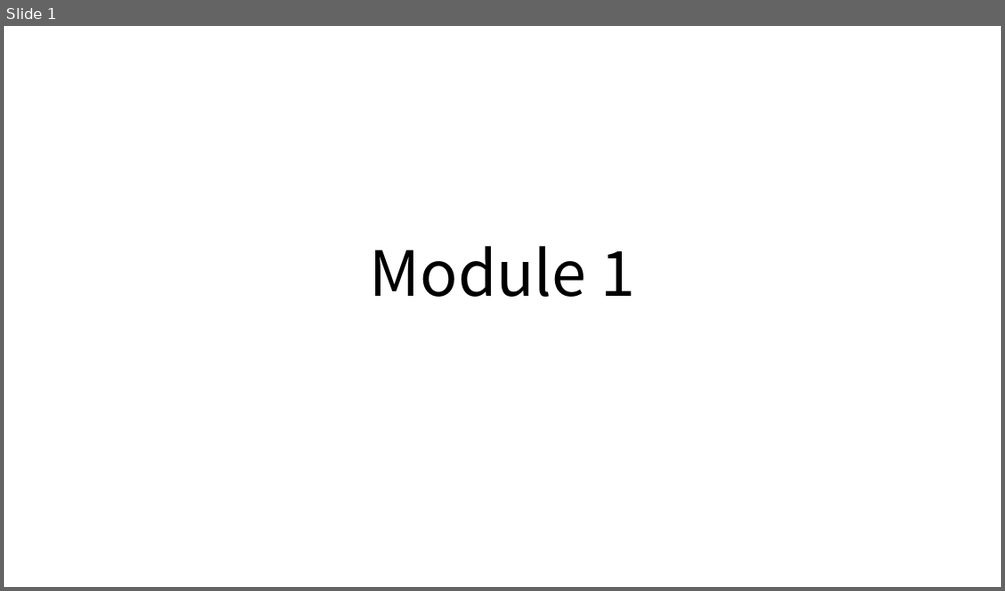
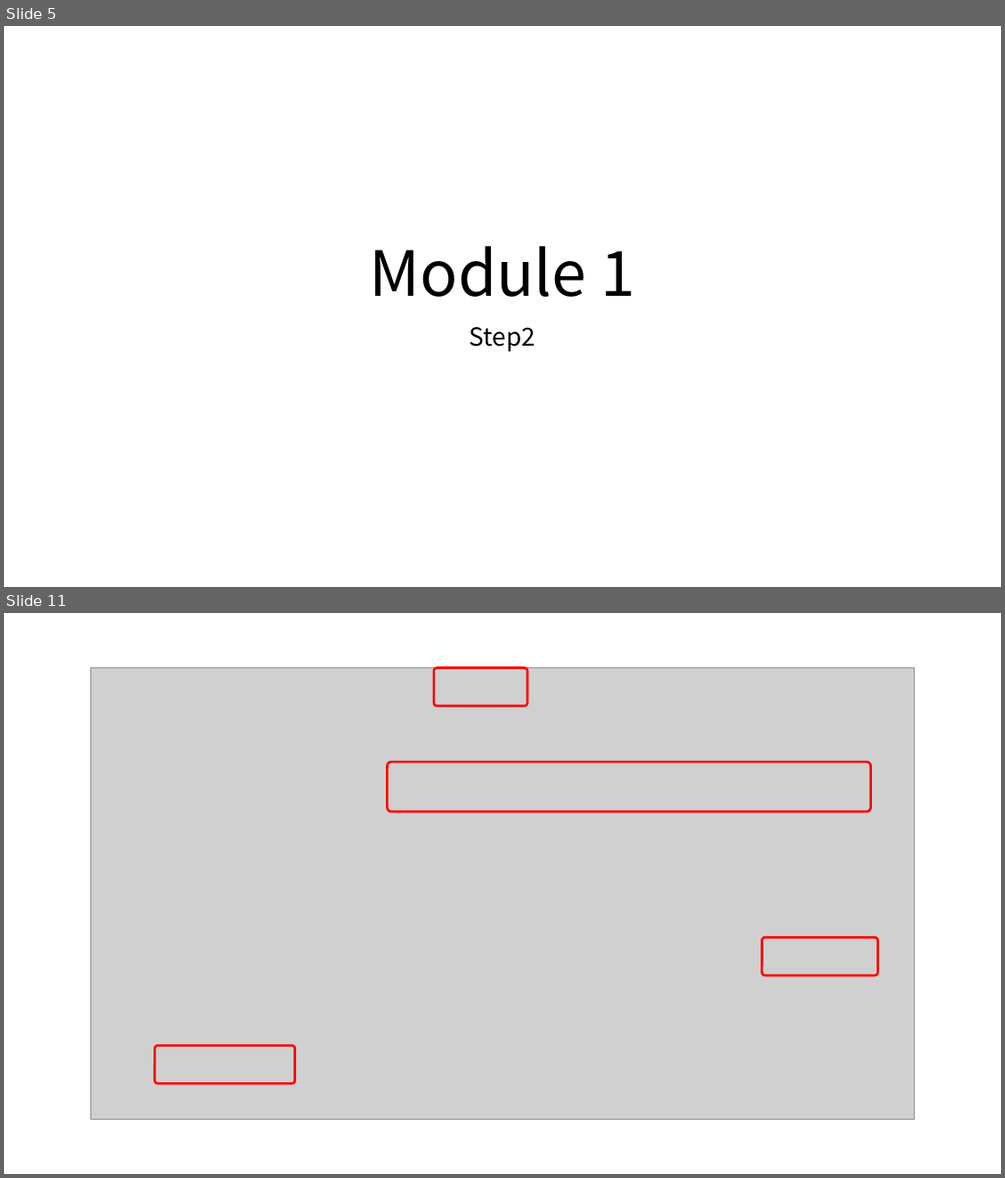
Before and after one commit to ayuina/fusion-dev-sample, a slide deck: docs/images/figures.pptx. Shown one above the other, each under a label of ours: slide 1 before the commit, slides 5 and 11 after it; the slides between them are not shown. The pictures are 1005x591 and 1005x1178 pixels, drawn with LibreOffice and Linux fonts; fonts in the diff are those of the drawing; grey boxes stand for pictures. Boxes give left, top, right and bottom in pixels: in the first picture for what was removed or moved away, otherwise in the second. Text is boxed around its words. In the diff, an @@ line names an element or a change of style, - is before the commit and + after.

```diff
--- a/docs/images/figures.pptx
+++ b/docs/images/figures.pptx
@@ slide 11 added at box(4, 613, 1001, 1174), background #FFFFFF @@
@@ picture added at box(90, 667, 914, 1119) @@
@@ rounded rectangle added at box(434, 667, 527, 706), outline #FF0000 2.25 pt @@
@@ rounded rectangle added at box(387, 762, 871, 811), outline #FF0000 2.25 pt @@
@@ rounded rectangle added at box(762, 938, 878, 976), outline #FF0000 2.25 pt @@
@@ rounded rectangle added at box(155, 1046, 295, 1083), outline #FF0000 2.25 pt @@
@@ what was slide 1 is now slide 5 @@
@@ slide 5 changed as well @@
@@ subtitle added at box(469, 327, 536, 352), 24 pt, text #000000 @@
+Step2
```
Also in this commit, not shown: 17 other slides added, 16 other files.
